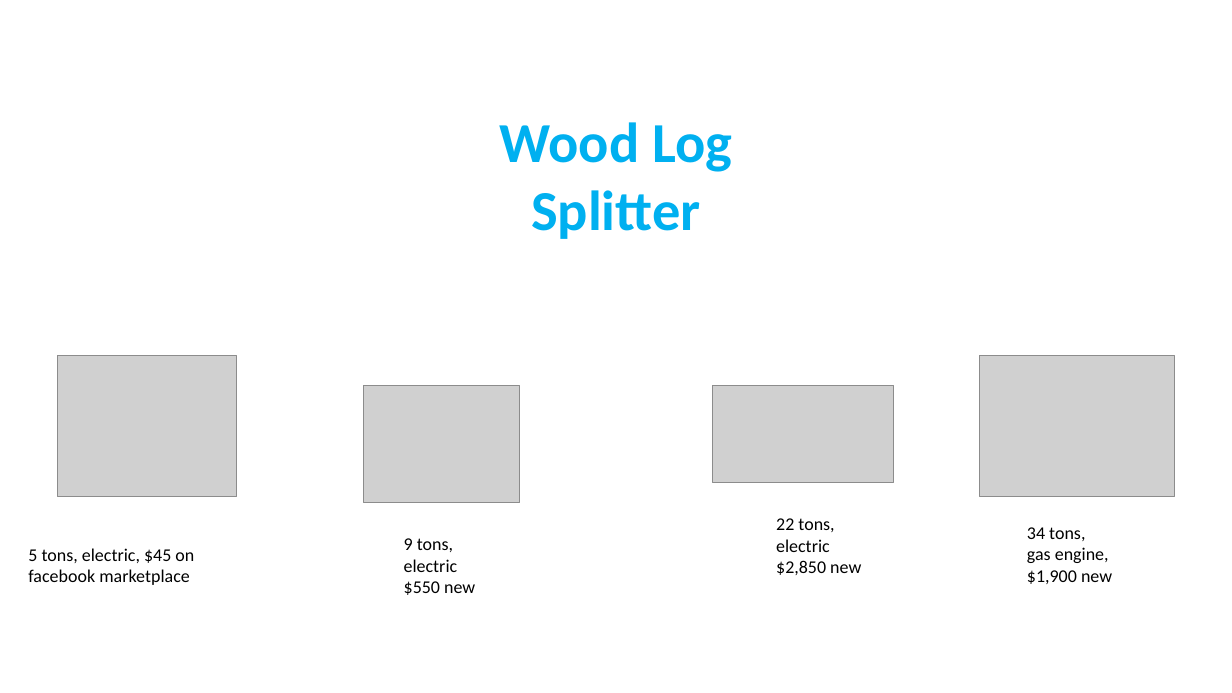
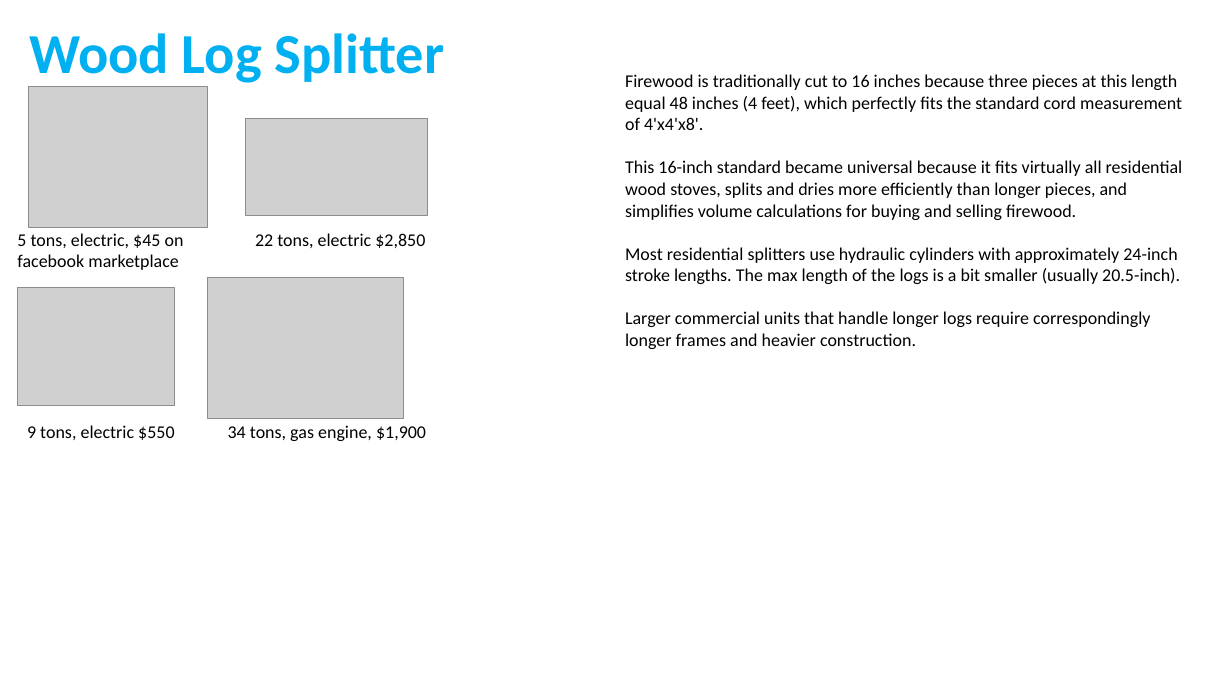
Before and after one commit to lselector/misc_farm, a slide deck: slide 1 of wood_log_splitter.pptx. Drawn at 1232x693 pixels with LibreOffice and Linux fonts; fonts in the diff are those of the drawing; grey boxes stand for pictures. Boxes give left, top, right and bottom in pixels: in the first picture for what was removed or moved away, otherwise in the second. Text is boxed around its words. In the diff, an @@ line names an element or a change of style, - is before the commit and + after.

```diff
--- a/wood_log_splitter.pptx
+++ b/wood_log_splitter.pptx
@@ text "Wood Log Splitter" moved from (x1=499, y1=122, x2=732, y2=239) to (x1=29, y1=33, x2=444, y2=87) @@
@@ text "Wood Log Splitter" at (x1=29, y1=33, x2=444, y2=87): vertical alignment top to middle @@
@@ picture moved from (x1=57, y1=355, x2=237, y2=496) to (x1=29, y1=86, x2=208, y2=227) @@
@@ text added at (x1=625, y1=74, x2=1183, y2=349), 14 pt, text #000000 @@
+Firewood is traditionally cut to 16 inches because three pieces at this length equal 48 inches (4 feet), which perfectly fits the standard cord measurement of 4'x4'x8'.
+This 16-inch standard became universal because it fits virtually all residential wood stoves, splits and dries more efficiently than longer pieces, and simplifies volume calculations for buying and selling firewood.
+Most residential splitters use hydraulic cylinders with approximately 24-inch stroke lengths. The max length of the logs is a bit smaller (usually 20.5-inch).
+Larger commercial units that handle longer logs require correspondingly longer frames and heavier construction.
@@ picture moved from (x1=713, y1=385, x2=895, y2=482) to (x1=246, y1=118, x2=428, y2=215) @@
@@ text "5 tons, electric, $45 on ..." moved from (x1=28, y1=548, x2=194, y2=585) to (x1=17, y1=233, x2=184, y2=270) @@
@@ text at (x1=255, y1=233, x2=425, y2=248): text changed @@
-22 tons,
-electric
-$2,850 new
+22 tons, electric $2,850
@@ picture moved from (x1=363, y1=385, x2=519, y2=503) to (x1=18, y1=287, x2=174, y2=405) @@
@@ picture moved from (x1=980, y1=355, x2=1175, y2=496) to (x1=208, y1=277, x2=403, y2=419) @@
@@ text at (x1=27, y1=425, x2=174, y2=440): text changed @@
-9 tons,
-electric
-$550 new
+9 tons, electric $550
@@ text at (x1=228, y1=425, x2=426, y2=441): text changed @@
-34 tons,
-gas engine, $1,900 new
+34 tons, gas engine, $1,900
```
Also in this commit, not shown: 1 slide added, 2 other files.
